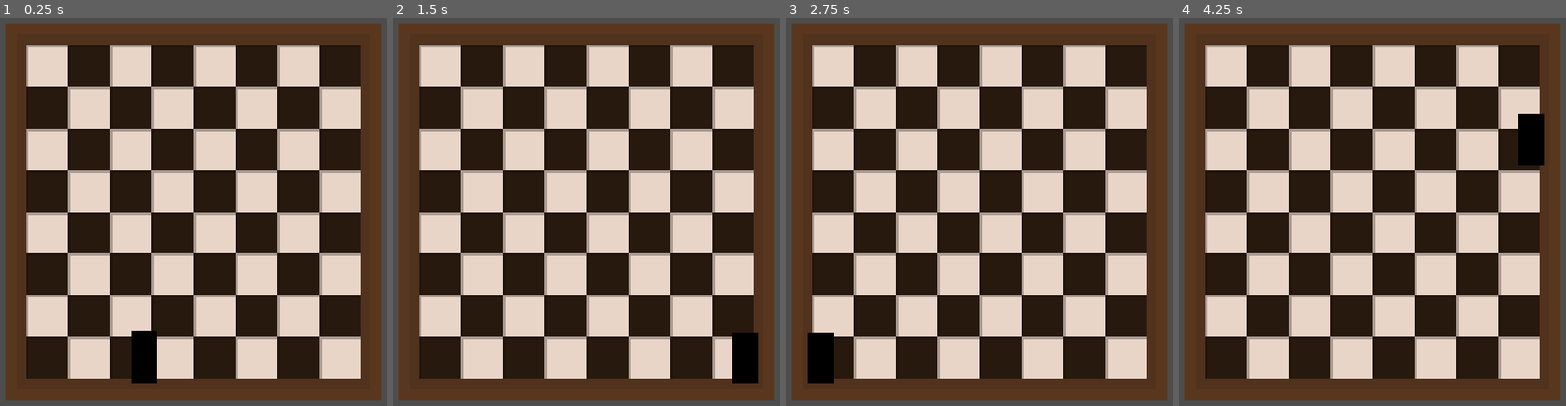
Above: before the commit, frames 1-4 (left to right).
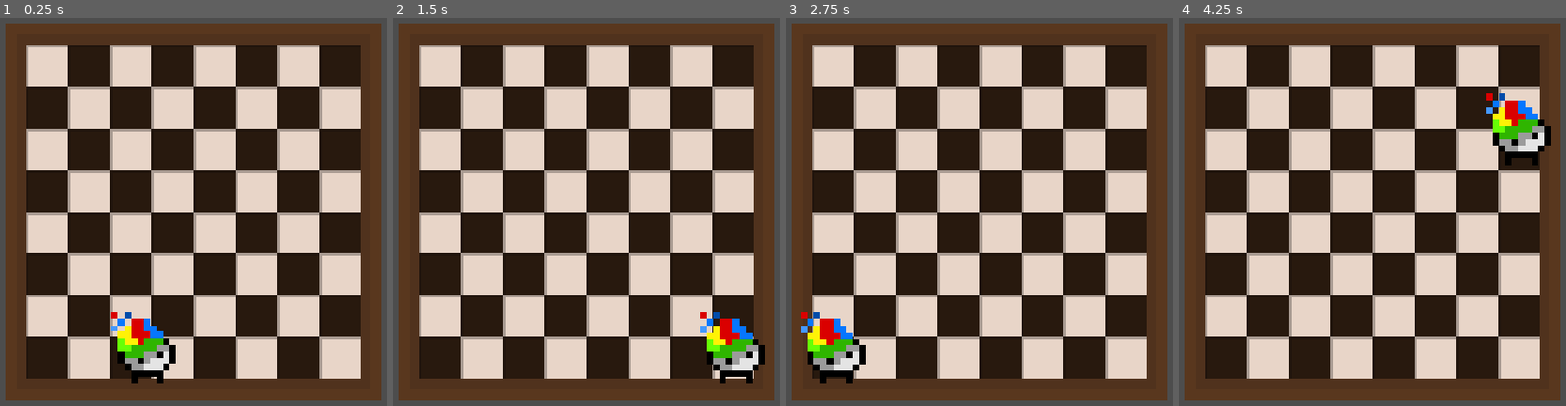
Above: after the commit, the same moments.

Repository: rs-code-hk/chess_gone_rogue
Game: Godot game, scene res://Scenes/game.tscn
Two runs of this game, one before a commit and one after it. Both use one fixed random seed, a clock stepped at 60 frames per second and the inputs below.
Inputs:
- Up to frame 1 (0.25 s): no input
- Up to frame 2 (1.5 s): tap Enter (ui_accept) at 0.5, 0.77 s; hold Right (ui_right) from 0.53 s (still down)
- Up to frame 3 (2.75 s): tap Enter (ui_accept) at 1.52 s; release Right (ui_right) at 2.03 s; hold Left (ui_left) from 2.03 s (still down)
- Up to frame 4 (4.25 s): tap Enter (ui_accept) at 2.75, 3.02, 3.77 s; release Left (ui_left) at 2.78 s; hold Right (ui_right) from 2.78 s (still down)

The runs differ from the first frame. In frame 1, 1.8% of the frame differs, in the area x 28-46%, y 75-95%; in frame 2, 1.8%; in frame 3, 1.8%; in frame 4, 1.9%, in the area x 79-97%, y 19-39%.

Commit message:
added place holder character

Diff:
--- a/chess-gone-rogue/Scenes/player.tscn
+++ b/chess-gone-rogue/Scenes/player.tscn
@@ -1,21 +1,17 @@
 [gd_scene format=3 uid="uid://vjrwb5qw6cab"]
 
 [ext_resource type="Script" uid="uid://bwgdqc1u3xdv0" path="res://Scenes/player_movement.gd" id="1_cvnsp"]
-[ext_resource type="Texture2D" uid="uid://ba01ymaa3iu23" path="res://placeholders/Player_Place_Holder.png" id="1_v0iea"]
+[ext_resource type="Texture2D" uid="uid://cqrgij8pbnk14" path="res://Assets/Player charcter/Placeholder_player.png" id="2_cvnsp"]
 
-[sub_resource type="CapsuleShape2D" id="CapsuleShape2D_npmfu"]
-radius = 2.0
-height = 8.0
-
-[sub_resource type="AtlasTexture" id="AtlasTexture_cvnsp"]
-atlas = ExtResource("1_v0iea")
-region = Rect2(0, 0, 16, 16)
+[sub_resource type="AtlasTexture" id="AtlasTexture_6t5aa"]
+atlas = ExtResource("2_cvnsp")
+region = Rect2(0, 0, 10, 16)
 
 [sub_resource type="SpriteFrames" id="SpriteFrames_f60y1"]
 animations = [{
 "frames": [{
 "duration": 1.0,
-"texture": SubResource("AtlasTexture_cvnsp")
+"texture": SubResource("AtlasTexture_6t5aa")
 }],
 "loop": 1,
 "name": &"Placeholder",
@@ -27,13 +23,18 @@
 "speed": 5.0
 }]
 
+[sub_resource type="CapsuleShape2D" id="CapsuleShape2D_npmfu"]
+radius = 4.0
+height = 8.0
+
 [node name="Player" type="CharacterBody2D" unique_id=1086875462]
 script = ExtResource("1_cvnsp")
+
+[node name="AnimatedSprite2D" type="AnimatedSprite2D" parent="." unique_id=198709354]
+position = Vector2(0, -5)
+sprite_frames = SubResource("SpriteFrames_f60y1")
+animation = &"Placeholder"
 
 [node name="CollisionShape2D" type="CollisionShape2D" parent="." unique_id=1260683920]
 position = Vector2(0, -1)
 shape = SubResource("CapsuleShape2D_npmfu")
-
-[node name="AnimatedSprite2D" type="AnimatedSprite2D" parent="." unique_id=198709354]
-sprite_frames = SubResource("SpriteFrames_f60y1")
-animation = &"Placeholder"
